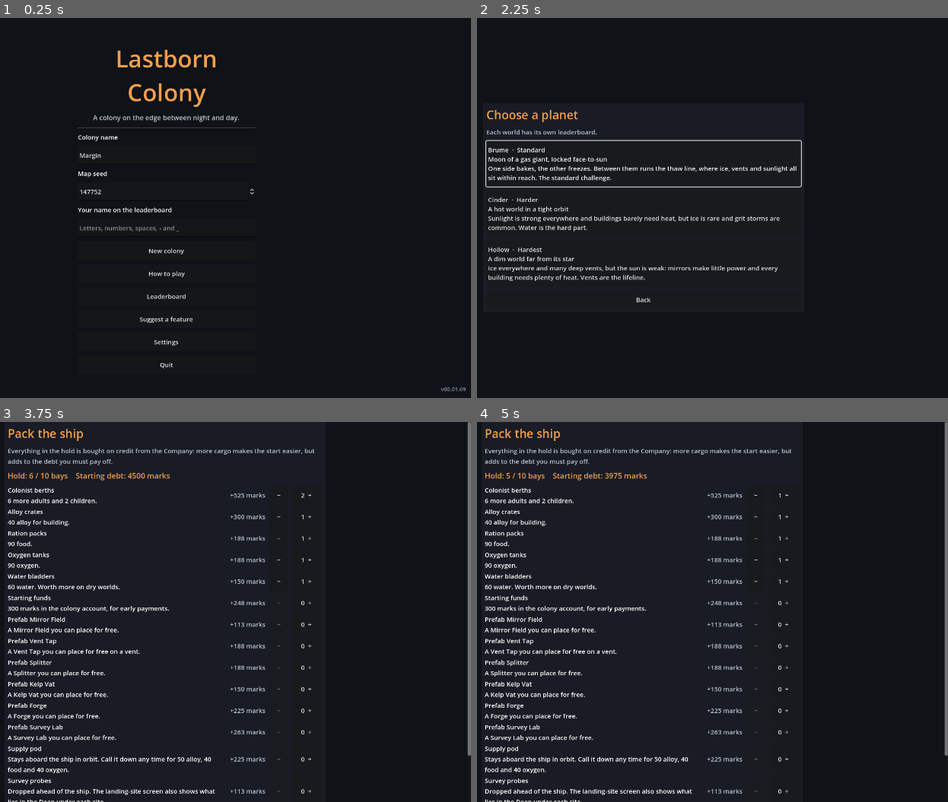
Above: before the commit, frames 1-4 (two rows, left to right).
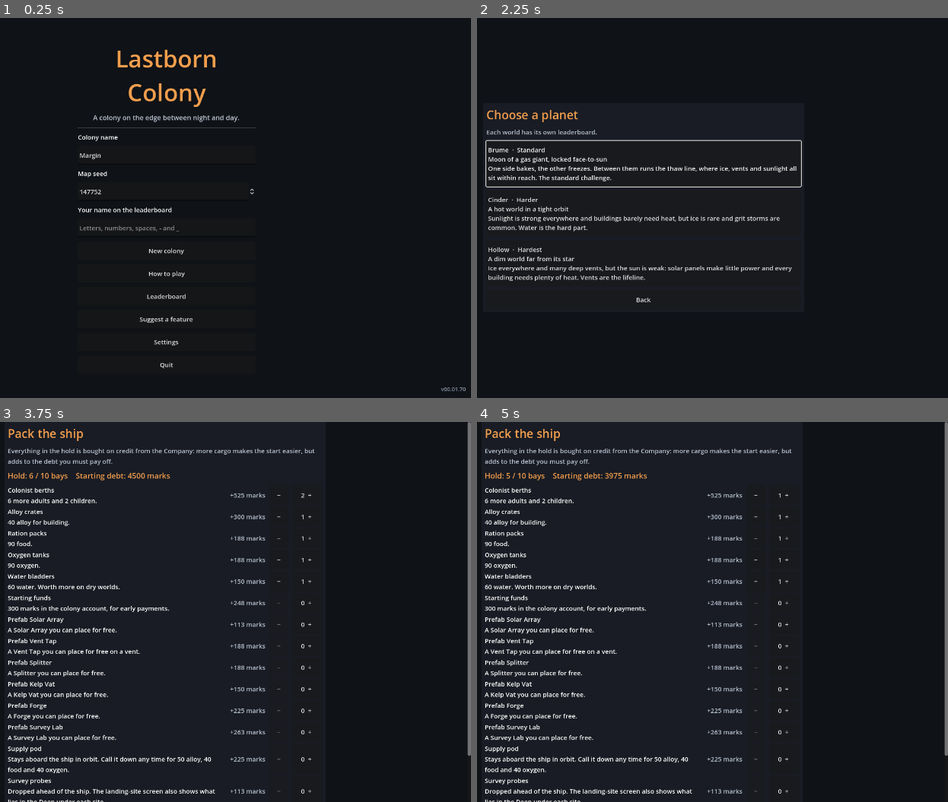
Above: after the commit, the same moments.

Repository: Zephino/Lastborn_Colony
Game: Godot game, scene res://scenes/main.tscn
The game is run twice, just before and just after one commit, with the same random seed, the same clock (stepped at 60 frames per second) and the same inputs.
Inputs (mouse positions are in pixels of both pictures, inside the frame that each line leads up to):
- Up to frame 1 (0.25 s): no input
- Up to frame 2 (2.25 s): click (641, 227) at 0.52 s; type "12" at 0.6 s; click "New colony" at 1.25 s; click "Choose a planet" at 2 s
- Up to frame 3 (3.75 s): click "Brume · Standard Moon of a ga…" at 2.75 s; click "Easy A smaller debt, gentler …" at 3.5 s
- Up to frame 4 (5 s): click "−" at 4.25 s

The runs differ from the first frame. In frame 1, less than 0.1% of the frame differs, in the area x 97-99%, y 97-99%; in frame 2, 0.2%; in frame 3, 0.3%, in the area x 2-26%, y 51-56%; in frame 4, 0.3%.

Commit message:
v00.01.70: Mirror Field becomes the Solar Array, a little building and a big solar field
Co-Authored-By: Claude Opus 5.5 <noreply@anthropic.com>
Claude-Session: https://claude.ai/code/session_015nF5MxT1rKKJAh7GkSbxvp

Diff:
--- a/data/balance.json
+++ b/data/balance.json
@@ -192,7 +192,7 @@
         "max": 1,
         "storm": 0.5,
         "quake_radius": -1,
-        "desc": "Warns of grit fronts and quakes: storms cut mirror output half as much, and icequakes reach less far."
+        "desc": "Warns of grit fronts and quakes: storms cut solar output half as much, and icequakes reach less far."
       },
       "relay": {
         "name": "Relay satellite",
--- a/data/buildings.json
+++ b/data/buildings.json
@@ -3,7 +3,7 @@
   {"id": "main", "doors": 4, "name": "Heat Main", "category": "core", "cost": 1, "turns": 1, "workers": 0, "conduit": true, "priority": 0, "terrain": ["regolith", "ice", "cavern", "rock"], "desc": "Insulated conduit. Extends the network so you can build further out."},
   {"id": "shaft", "doors": 4, "name": "Shaft", "category": "core", "cost": 15, "turns": 3, "workers": 0, "conduit": tru …(209 unchanged characters)…
   {"id": "shaft_base", "doors": 4, "name": "Shaft Landing", "category": "core", "buildable": false, "cost": 0, "turns": 0, "workers": 0, "conduit": true, "priority": 0, "terrain": ["cavern"], "desc": "The bottom of a shaft. Joins the Deep to the surface."},
-  {"id": "mirror", "doors": 1, "name": "Mirror Field", "category": "energy", "cost": 6, "turns": 2, "workers": 0, "power_gen": 3, "solar": true, "priority": 1, "terrain": ["regolith", "ice"], "desc": "Power from sunlight. Output scales with light: weak on the night side, strong toward the day side.", "wear": 0.002},
+  {"id": "mirror", "doors": 1, "name": "Solar Array", "category": "energy", "cost": 6, "turns": 2, "workers": 0, "power_gen": 3, "solar": true, "priority": 1, "terrain": ["regolith", "ice"], "desc": "Rows of solar panels. Power from sunlight: weak on the night side, strong toward the day side.", "wear": 0.002},
   {"id": "vent", "doors": 1, "name": "Vent Tap", "category": "energy", "cost": 10, "turns": 3, "workers": 1, "heat_gen": 10, "priority": 1, "terrain": ["vent", "deepvent"], "desc": "Caps a geothermal vent. A large, steady supply of heat. Must sit on a vent.", "wear": 0.004},
   {"id": "drill", "doors": 1, "name": "Ice Drill", "category": "life", "cost": 6, "turns": 2, "workers": 2, "power_use": 2, "heat_need": 1, "outputs": {"water": 6}, "priority": 2, "terrain": ["ice", "aquifer"], "desc": "Melts ice into water. Must sit on ice.", "wear": 0.004},
   {"id": "splitter", "doors": 2, "name": "Splitter", "category": "life", "cost": 10, "turns": 3, "workers": 1, "power_u …(183 unchanged characters)…
--- a/data/cargo.json
+++ b/data/cargo.json
@@ -66,8 +66,8 @@
     },
     {
       "id": "prefab_mirror",
-      "name": "Prefab Mirror Field",
-      "desc": "A Mirror Field you can place for free.",
+      "name": "Prefab Solar Array",
+      "desc": "A Solar Array you can place for free.",
       "debt": 150,
       "max": 3,
       "kit": "mirror"
--- a/data/events.json
+++ b/data/events.json
@@ -3,7 +3,7 @@
     "id": "dust_storm",
     "title": "Grit Front",
     "weight": 3,
-    "body": "A wall of grit rolls off the day side. The mirror fields will be half-blind for a few turns.",
+    "body": "A wall of grit rolls off the day side. The solar arrays will be half-blind for a few turns.",
     "effects": {
       "storm": 3
     }
--- a/data/help.json
+++ b/data/help.json
@@ -3,11 +3,11 @@
   "pages": [
     {"title": "Welcome to Brume", "picture": "hull", "body": "Your colony owes the Harrow & Vell Charter Company for th …(337 unchanged characters)…
     {"title": "Building", "picture": "main", "body": "Choose a building (the list on the left, or Build on a phone), th …(622 unchanged characters)…
-    {"title": "Power and heat", "picture": "mirror", "body": "Every building needs workers, and most need power and heat.\n\nMirror Fields make power from sunlight: weak on the  …(259 unchanged characters)…
+    {"title": "Power and heat", "picture": "mirror", "body": "Every building needs workers, and most need power and heat.\n\nSolar Arrays make power from sunlight: weak on the  …(259 unchanged characters)…
     {"title": "Keeping people alive", "picture": "vat", "body": "Everyone eats, breathes and drinks every turn.\n\nIce  …(242 unchanged characters)…
     {"title": "Homes and morale", "picture": "bunk", "body": "Bunkhouses give people somewhere to live. Overcrowding ma …(270 unchanged characters)…
     {"title": "Making money", "picture": "rail", "body": "Seam Cutters sit on teal ore seams and cut ore. Forges smelt  …(296 unchanged characters)…
-    {"title": "Going underground", "picture": "shaft", "body …(411 unchanged characters)… long on one level. On the surface only: mirrors, the Beam Catcher, Spin Launcher, Radi …(498 unchanged characters)…
+    {"title": "Going underground", "picture": "shaft", "body …(411 unchanged characters)… long on one level. On the surface only: Solar Arrays, the Beam Catcher, Spin Launcher, Radi …(498 unchanged characters)…
     {"title": "Research and trouble", "picture": "lab", "body": "Survey Labs make research toward the topic you choose. …(383 unchanged characters)…
     {"title": "Drones and orbit", "picture": "dronebay", "body": "A Fab Shop turns alloy into parts. Parts build drones …(391 unchanged characters)…
     {"title": "Tips", "picture": "commons", "body": "Colony report shows where power, heat and workers go, what changed …(278 unchanged characters)…
--- a/data/planets.json
+++ b/data/planets.json
@@ -1,5 +1,5 @@
 [
   {"id": "brume", "name": "Brume", "tagline": "Moon of a gas giant, locked face-to-sun", "desc": "One side bakes, the o …(279 unchanged characters)…
   {"id": "cinder", "name": "Cinder", "tagline": "A hot world in a tight orbit", "desc": "Sunlight is strong everywhere  …(290 unchanged characters)…
-  {"id": "hollow", "name": "Hollow", "tagline": "A dim world far from its star", "desc": "Ice everywhere and many deep vents, but the sun is weak: mirrors make little power and every building n …(234 unchanged characters)…
+  {"id": "hollow", "name": "Hollow", "tagline": "A dim world far from its star", "desc": "Ice everywhere and many deep vents, but the sun is weak: solar panels make little power and every building n …(234 unchanged characters)…
 ]
--- a/data/research.json
+++ b/data/research.json
@@ -1,6 +1,6 @@
 [
   {"id": "insulation", "name": "Insulated Mains", "cost": 12, "requires": [], "effects": {"heat_need": 0.8}, "desc": "Buildings need 20% less heat."},
-  {"id": "coatings", "name": "Mirror Coatings", "cost": 12, "requires": [], "effects": {"out:mirror": 1.25}, "desc": "Mirror Fields make 25% more power."},
+  {"id": "coatings", "name": "Panel Coatings", "cost": 12, "requires": [], "effects": {"out:mirror": 1.25}, "desc": "Solar Arrays make 25% more power."},
   {"id": "kelp", "name": "Hardy Kelp Strains", "cost": 14, "requires": [], "effects": {"out:vat": 1.25}, "desc": "Kelp Vats grow 25% more food."},
   {"id": "seals", "name": "Seal Maintenance", "cost": 14, "requires": [], "effects": {"wear": 0.5}, "desc": "Machines break down half as often."},
   {"id": "electrolysis", "name": "Efficient Electrolysis", "cost": 18, "requires": ["insulation"], "effects": {"out:splitter": 1.3}, "desc": "Splitters make 30% more oxygen."},
@@ -8,7 +8,7 @@
   {"id": "smelting", "name": "Hot Smelting", "cost": 22, "requires": ["seam_mapping"], "effects": {"out:forge": 1.25}, "desc": "Forges make 25% more alloy."},
   {"id": "mag_rail", "name": "Magnetic Bearings", "cost": 24, "requires": ["smelting"], "effects": {"export:rail": 2}, "desc": "Each Spin Launcher sells 2 more alloy a turn."},
   {"id": "bunks", "name": "Stacked Bunks", "cost": 16, "requires": ["insulation"], "effects": {"housing:bunk": 4}, "desc": "Bunkhouses hold 4 more people."},
-  {"id": "forecasting", "name": "Grit Forecasting", "cost": 16, "requires": ["coatings"], "effects": {"storm": 0.5}, "desc": "Grit fronts cut mirror output half as much."},
+  {"id": "forecasting", "name": "Grit Forecasting", "cost": 16, "requires": ["coatings"], "effects": {"storm": 0.5}, "desc": "Grit fronts cut solar output half as much."},
   {"id": "field_medicine", "name": "Field Medicine", "cost": 20, "requires": ["kelp"], "effects": {"plague": 0.5, "elder_death": 0.8}, "desc": "Halves the chance of plague and helps elders live longer."},
   {"id": "commons_charter", "name": "Commons Charter", "cost": 20, "requires": ["kelp"], "effects": {"morale": 5, "crime": 0.7}, "desc": "A written say in colony affairs. Morale +5 and crime down 30%."},
   {"id": "deep_vents", "name": "Deep Vent Bores", "cost": 26, "requires": ["insulation", "seals"], "effects": {"out:vent": 1.4}, "desc": "Vent Taps give 40% more heat."},
--- a/data/story.json
+++ b/data/story.json
@@ -18,7 +18,7 @@
     },
     "silent": {
       "title": "Silent Colony",
-      "body": "The last lights on the landing pad go out. Months later, a survey drone finds the mirror fields still turning toward the sun."
+      "body": "The last lights on the landing pad go out. Months later, a survey drone finds the solar panels still tilted toward the sun."
     },
     "independence": {
       "title": "Independence",
--- a/project.godot
+++ b/project.godot
@@ -12,7 +12,7 @@
 
 config/name="Lastborn Colony"
 config/description="A turn-based colony on the edge between night and day."
-config/version="00.01.69"
+config/version="00.01.70"
 run/main_scene="res://scenes/main.tscn"
 config/features=PackedStringArray("4.3", "GL Compatibility")
 config/icon="res://icon.svg"
--- a/scripts/ui/colony_text.gd
+++ b/scripts/ui/colony_text.gd
@@ -52,7 +52,7 @@
 	lines.append("Storage %s per resource." % fmt(float(state["report"].get("storage", b["base_storage"]))))
 	lines.append("Payments made %d. Missed in a row: %d of %d." % [int(state["payments_made"]), int(state["missed_in_row"]), int(b["max_missed"])])
 	if int(state["storm"]) > 0:
-		lines.append("[color=%s]Grit front: mirrors weakened for %d more turns.[/color]" % [AMBER, int(state["storm"])])
+		lines.append("[color=%s]Grit front: solar panels weakened for %d more turns.[/color]" % [AMBER, int(state["storm"])])
 	if int(state["surge"]) > 0:
 		lines.append("[color=%s]Vent surge: %d more turns.[/color]" % [AMBER, int(state["surge"])])
 	var idle: Dictionary = state["report"].get("idle_reasons", {})
@@ -77,7 +77,7 @@
 	if reasons.has(s["id"]):
 		var why: String = reasons[s["id"]]
 		var fix := {"workers": "Free up workers (fewer buildings) or grow the colony.",
-			"power": "Build more Mirror Fields or stop other buildings.",
+			"power": "Build more Solar Arrays or stop other buildings.",
 			"heat": "Build a Vent Tap or a Forge (it gives off heat), or research Insulated Mains.",
 			"marks": "Sell more alloy through a Spin Launcher."}
 		return "Idle last turn: %s. %s" % [IDLE_TEXT.get(why, why), fix.get(why, "")]
--- a/scripts/ui/sprites.gd
+++ b/scripts/ui/sprites.gd
@@ -53,7 +53,7 @@
 	"hazlab": Color(0.10, 0.16, 0.08), "garden": Color(0.14, 0.30, 0.14), "lounge": Color(0.18, 0.10, 0.24),
 }
 ## Dome size (radius, as a fraction of a tile) for each building.
-const DOME_SIZE := {"hull": 0.46, "mirror": 0.20, "cache": 0.34, "warden": 0.28, "shaft": 0.40, "rail": 0.40, "vent": 0.34, "forge": 0.34, "lab": 0.44,
+const DOME_SIZE := {"hull": 0.46, "mirror": 0.42, "cache": 0.34, "warden": 0.28, "shaft": 0.40, "rail": 0.40, "vent": 0.34, "forge": 0.34, "lab": 0.44,
 	"vat": 0.44, "bunk": 0.36, "cutter": 0.38, "workshop": 0.30,
 	"fusion": 0.36, "catcher": 0.16, "reclaimer": 0.30, "fab": 0.32, "dronebay": 0.28, "mast": 0.22,
 	"rescue": 0.32, "academy": 0.36, "hazlab": 0.26, "garden": 0.44, "lounge": 0.34}
@@ -1296,105 +1296,131 @@
 			_iso_port(ci, _iso(c, tw, d.x * r * 0.98, d.y * r * 0.98, 0.04), tw, state, true, d)
 
 
-## The Mirror Field: two long curved mirror troughs bend sunlight onto a pipe
-## running along each one. The hot pipes feed a small power house in the
-## middle, where the tunnel joins.
+## The Solar Array (id "mirror"): a little control building by the door, and
+## a big field of low solar panels in rows filling the rest of the tile.
 static func _iso_mirror(ci: CanvasItem, c: Vector2, tw: float, links: Array, state: Dictionary) -> void:
+	var dd := _solar_door(links, state)
+	var bc := Vector2(dd) * 0.27
+	var hw := 0.15
+	for d in links:
+		if d.x < 0 or d.y < 0:
+			_iso_link(ci, c, tw, d, 0.27 + hw, state)
+	# Panels and the building, back to front.
+	var cells: Array = []
+	for u in [-0.36, -0.12, 0.12, 0.36]:
+		for v in [-0.36, -0.12, 0.12, 0.36]:
+			if absf(u - bc.x) < 0.27 and absf(v - bc.y) < 0.27:
+				continue
+			cells.append(Vector2(u, v))
+	cells.sort_custom(func(p, q): return p.x + p.y < q.x + q.y)
+	var built := false
+	for q in cells:
+		if not built and q.x + q.y > bc.x + bc.y:
+			_solar_hut(ci, c, tw, bc, hw, dd, state)
+			built = true
+		_solar_panel(ci, c, tw, q, state)
+	if not built:
+		_solar_hut(ci, c, tw, bc, hw, dd, state)
+	for d in links:
+		if d.x > 0 or d.y > 0:
+			_iso_link(ci, c, tw, d, 0.27 + hw, state)
+	for d in [Vector2i(1, 0), Vector2i(0, 1)]:
+		if not (d in links) and d == dd:
+			_iso_port(ci, _iso(c, tw, d.x * (0.27 + hw), d.y * (0.27 + hw), 0.06), tw, state, true, d)
+
+
+## Which side the Solar Array's one door is on.
+static func _solar_door(links: Array, state: Dictionary) -> Vector2i:
+	if not links.is_empty():
+		return links[0]
+	var doors: Array = state.get("doors", [])
+	return doors[0] if not doors.is_empty() else Vector2i(0, 1)
+
+
+## The little control building: inverters inside, a cyan trim, a light, and
+## an airlock doorway on the door side for the tunnel to plug into.
+static func _solar_hut(ci: CanvasItem, c: Vector2, tw: float, bc: Vector2, hw: float, dd: Vector2i, state: Dictionary) -> void:
+	var md := _fade(METAL_DARK, state)
+	var box := _fade(Color(0.70, 0.72, 0.78), state)
+	var hh := 0.26
+	_box(ci, c, tw, bc.x - hw, bc.y - hw, bc.x + hw, bc.y + hw, hh, box, box.lightened(0.12))
+	ci.draw_polyline(PackedVector2Array([_iso(c, tw, bc.x - hw, bc.y + hw, hh), _iso(c, tw, bc.x + hw, bc.y + hw, hh), _iso(c, tw, bc.x + hw, bc.y - hw, hh)]), _fade(CYAN, state), maxf(1.5, tw * 0.012))
+	# Vents on the side wall that isn't the door.
+	var vent_u := bc.x + hw
+	if dd != Vector2i(1, 0):
+		for k in 3:
+			ci.draw_line(_iso(c, tw, vent_u, bc.y - 0.07 + k * 0.05, 0.10), _iso(c, tw, vent_u, bc.y - 0.07 + k * 0.05, 0.18), md, 1.0)
+	_box(ci, c, tw, bc.x - 0.06, bc.y - 0.06, bc.x + 0.04, bc.y + 0.04, 0.05, md.lightened(0.2), md.lightened(0.3), hh)
+	if dd != Vector2i(0, 1):
+		_glow(ci, _iso(c, tw, bc.x - 0.05, bc.y + hw, 0.19), tw * 0.014, _fade(Color(0.4, 1.0, 0.5), state), state)
+	# The airlock doorway on the visible door wall: an orange frame round a
+	# dark opening, sized to the tunnel.
+	if dd == Vector2i(1, 0) or dd == Vector2i(0, 1):
+		var orange := _fade(ORANGE, state)
+		var along := 0
+		var fr := PackedVector2Array()
+		var op := PackedVector2Array()
+		for corner in [[-0.10, 0.0], [0.10, 0.0], [0.10, 0.21], [-0.10, 0.21]]:
+			var w: float = corner[0]
+			var z: float = corner[1]
+			if dd == Vector2i(1, 0):
+				fr.append(_iso(c, tw, bc.x + hw, bc.y + w, z))
+				op.append(_iso(c, tw, bc.x + hw, bc.y + w * 0.75, z * 0.85 + 0.01))
+			else:
+				fr.append(_iso(c, tw, bc.x + w, bc.y + hw, z))
+				op.append(_iso(c, tw, bc.x + w * 0.75, bc.y + hw, z * 0.85 + 0.01))
+		ci.draw_colored_polygon(fr, md.lightened(0.1))
+		ci.draw_colored_polygon(op, Color(0.04, 0.04, 0.05, md.a))
+		ci.draw_polyline(PackedVector2Array([fr[0], fr[1], fr[2], fr[3], fr[0]]), orange, maxf(1.5, tw * 0.014))
+
+
+## One low solar panel centred at q, tilted up toward the viewer, on short legs.
+static func _solar_panel(ci: CanvasItem, c: Vector2, tw: float, q: Vector2, state: Dictionary) -> void:
 	var md := _fade(METAL_DARK, state)
 	var m := _fade(METAL, state)
-	var lit := _lit(state)
-	var hw := 0.11
-	for d in links:
-		if d.x < 0 or d.y < 0:
-			_iso_link(ci, c, tw, d, hw, state)
-	# The back trough first, then the power house, then the front trough.
-	_trough(ci, c, tw, -0.30, state)
-	# Hot pipes from both troughs into the power house.
-	var hot := _fade(Color(1.0, 0.55, 0.20), state)
-	for vc in [-0.30, 0.30]:
-		ci.draw_line(_iso(c, tw, 0.0, vc, 0.14), _iso(c, tw, 0.0, signf(vc) * hw, 0.10), md, maxf(2.5, tw * 0.02))
-		ci.draw_line(_iso(c, tw, 0.0, vc, 0.14), _iso(c, tw, 0.0, signf(vc) * hw, 0.10), hot if lit else m, maxf(1.0, tw * 0.008))
-	var wall := _fade(Color(0.62, 0.64, 0.70), state)
-	_box(ci, c, tw, -hw, -hw, hw, hw, 0.30, wall, wall.lightened(0.15))
-	ci.draw_polyline(PackedVector2Array([_iso(c, tw, -hw, hw, 0.30), _iso(c, tw, hw, hw, 0.30), _iso(c, tw, hw, -hw, 0.30)]), _fade(CYAN, state), maxf(1.5, tw * 0.012))
-	# A cooling vent on the roof, and a light that shows it's working.
-	_cyl(ci, c, tw, -0.03, -0.03, 0.05, 0.06, m, md, 0.30)
-	_glow(ci, _iso(c, tw, hw, -0.05, 0.24), tw * 0.016, _fade(CYAN, state), state)
-	_trough(ci, c, tw, 0.30, state)
-	for d in links:
-		if d.x > 0 or d.y > 0:
-			_iso_link(ci, c, tw, d, hw, state)
-	for d in [Vector2i(1, 0), Vector2i(0, 1)]:
-		if not (d in links) and d in state.get("doors", [d]):
-			_iso_port(ci, _iso(c, tw, d.x * hw, d.y * hw, 0.06), tw, state, true, d)
-
-
-## One curved mirror trough along the tile at v = vc, with its glowing pipe.
-static func _trough(ci: CanvasItem, c: Vector2, tw: float, vc: float, state: Dictionary) -> void:
-	var md := _fade(METAL_DARK, state)
-	var lit := _lit(state)
-	var u0 := -0.44
-	var u1 := 0.44
-	var w := 0.10
-	# Legs holding it up at both ends and the middle.
-	for u in [u0 + 0.03, 0.0, u1 - 0.03]:
-		ci.draw_line(_iso(c, tw, u, vc, 0.0), _iso(c, tw, u, vc, 0.08), md, maxf(1.5, tw * 0.012))
-	# The curved mirror: strips across, darker at the bottom of the curve.
-	var steps := 6
-	for i in steps:
-		var t0 := -1.0 + 2.0 * float(i) / steps
-		var t1 := -1.0 + 2.0 * float(i + 1) / steps
-		var z0 := 0.06 + 0.08 * t0 * t0
-		var z1 := 0.06 + 0.08 * t1 * t1
-		var quad := PackedVector2Array([_iso(c, tw, u0, vc + w * t0, z0), _iso(c, tw, u1, vc + w * t0, z0), _iso(c, tw, u1, vc + w * t1, z1), _iso(c, tw, u0, vc + w * t1, z1)])
-		var shine := 1.0 - absf((t0 + t1) * 0.5)
-		var col := _fade(Color(0.62, 0.74, 0.86), state).lerp(_fade(Color(0.92, 0.97, 1.0), state), shine * 0.7)
-		ci.draw_colored_polygon(quad, col)
-	# The rim, and a bright glint along the mirror.
-	ci.draw_line(_iso(c, tw, u0, vc - w, 0.14), _iso(c, tw, u1, vc - w, 0.14), md, maxf(1.5, tw * 0.01))
-	ci.draw_line(_iso(c, tw, u0, vc + w, 0.14), _iso(c, tw, u1, vc + w, 0.14), md.lightened(0.2), maxf(1.5, tw * 0.012))
-	ci.draw_line(_iso(c, tw, u0 + 0.06, vc + w * 0.45, 0.09), _iso(c, tw, u0 + 0.30, vc + w * 0.45, 0.09), Color(1, 1, 1, 0.75 * md.a), 1.5)
-	# End plates.
-	for u in [u0, u1]:
-		var plate := PackedVector2Array()
-		for i in steps + 1:
-			var t := -1.0 + 2.0 * float(i) / steps
-			plate.append(_iso(c, tw, u, vc + w * t, 0.06 + 0.08 * t * t))
-		ci.draw_polyline(plate, md, maxf(1.5, tw * 0.012))
-	# The pipe the sunlight is focused on, held up on little arms.
-	var pz := 0.13
-	for u in [u0 + 0.04, u1 - 0.04]:
-		ci.draw_line(_iso(c, tw, u, vc, 0.07), _iso(c, tw, u, vc, pz), md, 1.0)
-	ci.draw_line(_iso(c, tw, u0, vc, pz), _iso(c, tw, u1, vc, pz), md, maxf(2.5, tw * 0.022))
-	var glow := _fade(Color(1.0, 0.70, 0.30), state) if lit else _fade(METAL, state)
-	ci.draw_line(_iso(c, tw, u0, vc, pz), _iso(c, tw, u1, vc, pz), glow, maxf(1.2, tw * 0.010))
-	if lit:
-		ci.draw_line(_iso(c, tw, u0, vc, pz), _iso(c, tw, u1, vc, pz), Color(1.0, 0.85, 0.5, 0.25), maxf(4.0, tw * 0.04))
-
-
-## The Mirror Field from above: two troughs with their glowing pipes and the
-## power house between them.
+	var hu := 0.105
+	var hv := 0.085
+	var lo := 0.035
+	var hi := 0.11
+	var p0 := _iso(c, tw, q.x - hu, q.y - hv, hi)
+	var p1 := _iso(c, tw, q.x + hu, q.y - hv, hi)
+	var p2 := _iso(c, tw, q.x + hu, q.y + hv, lo)
+	var p3 := _iso(c, tw, q.x - hu, q.y + hv, lo)
+	for u in [q.x - hu + 0.015, q.x + hu - 0.015]:
+		ci.draw_line(_iso(c, tw, u, q.y - hv + 0.01, 0.0), _iso(c, tw, u, q.y - hv + 0.01, hi), md, maxf(1.0, tw * 0.008))
+	var panel := PackedVector2Array([p0, p1, p2, p3])
+	ci.draw_colored_polygon(panel, _fade(Color(0.10, 0.20, 0.42), state))
+	var cell := _fade(Color(0.35, 0.55, 0.85), state)
+	for k in range(1, 4):
+		var t := float(k) / 4.0
+		ci.draw_line(p0.lerp(p1, t), p3.lerp(p2, t), cell, 1.0)
+	ci.draw_line(p0.lerp(p3, 0.5), p1.lerp(p2, 0.5), cell, 1.0)
+	ci.draw_polyline(PackedVector2Array([p0, p1, p2, p3, p0]), m.lightened(0.25), 1.0)
+	ci.draw_line(p0.lerp(p1, 0.2).lerp(p3.lerp(p2, 0.2), 0.2), p0.lerp(p1, 0.5).lerp(p3.lerp(p2, 0.5), 0.7), Color(1, 1, 1, 0.45 * m.a), 1.0)
+
+
+## The Solar Array from above: rows of panels and the little building by the door.
 static func _top_mirror(ci: CanvasItem, c: Vector2, s: float, links: Array, state: Dictionary) -> void:
-	var md := _fade(METAL_DARK, state)
-	var lit := _lit(state)
-	for vc in [-0.30, 0.30]:
-		var r := Rect2(c + Vector2(-s * 0.44, (vc - 0.12) * s), Vector2(s * 0.88, s * 0.24))
-		ci.draw_rect(r, md)
-		for i in 6:
-			var t := (float(i) + 0.5) / 6.0
-			var shine := 1.0 - absf(t * 2.0 - 1.0)
-			var band := Rect2(Vector2(r.position.x + s * 0.02, r.position.y + s * 0.02 + (r.size.y - s * 0.04) * float(i) / 6.0), Vector2(r.size.x - s * 0.04, (r.size.y - s * 0.04) / 6.0 + 0.5))
-			ci.draw_rect(band, _fade(Color(0.62, 0.74, 0.86), state).lerp(_fade(Color(0.92, 0.97, 1.0), state), shine * 0.7))
-		var mid := r.position.y + r.size.y * 0.5
-		ci.draw_line(Vector2(r.position.x, mid), Vector2(r.end.x, mid), md, maxf(2.5, s * 0.03))
-		ci.draw_line(Vector2(r.position.x, mid), Vector2(r.end.x, mid), _fade(Color(1.0, 0.70, 0.30), state) if lit else _fade(METAL, state), maxf(1.2, s * 0.014))
-		ci.draw_line(c + Vector2(0, vc * s * 0.6), c, md, maxf(2.0, s * 0.025))
-	var hw := s * 0.11
-	ci.draw_rect(Rect2(c - Vector2(hw, hw), Vector2(hw * 2.0, hw * 2.0)), _fade(Color(0.72, 0.74, 0.80), state))
-	ci.draw_rect(Rect2(c - Vector2(hw, hw), Vector2(hw * 2.0, hw * 2.0)), _fade(CYAN, state), false, 1.5)
-	ci.draw_circle(c, s * 0.04, md)
-	for d in DIRS:
-		_top_port(ci, c + Vector2(d) * hw, s, state, not (d in links), d)
+	var m := _fade(METAL, state)
+	var dd := _solar_door(links, state)
+	var bc := Vector2(dd) * 0.27
+	for u in [-0.36, -0.12, 0.12, 0.36]:
+		for v in [-0.36, -0.12, 0.12, 0.36]:
+			if absf(u - bc.x) < 0.27 and absf(v - bc.y) < 0.27:
+				continue
+			var r := Rect2(c + Vector2((u - 0.105) * s, (v - 0.085) * s), Vector2(s * 0.21, s * 0.17))
+			ci.draw_rect(r, _fade(Color(0.10, 0.20, 0.42), state))
+			for k in range(1, 4):
+				var x := r.position.x + r.size.x * float(k) / 4.0
+				ci.draw_line(Vector2(x, r.position.y), Vector2(x, r.end.y), _fade(Color(0.35, 0.55, 0.85), state), 1.0)
+			ci.draw_line(Vector2(r.position.x, r.get_center().y), Vector2(r.end.x, r.get_center().y), _fade(Color(0.35, 0.55, 0.85), state), 1.0)
+			ci.draw_rect(r, m.lightened(0.25), false, 1.0)
+	var hw := s * 0.15
+	var hc := c + bc * s
+	ci.draw_rect(Rect2(hc - Vector2(hw, hw), Vector2(hw * 2.0, hw * 2.0)), _fade(Color(0.72, 0.74, 0.80), state))
+	ci.draw_rect(Rect2(hc - Vector2(hw, hw), Vector2(hw * 2.0, hw * 2.0)), _fade(CYAN, state), false, 1.5)
+	_glow(ci, hc, s * 0.02, _fade(Color(0.4, 1.0, 0.5), state), state)
+	_top_port(ci, hc + Vector2(dd) * hw, s, state, not (dd in links), dd)
 
 
 ## The Radio Station: a small studio with an "on air" light and a dish on its
--- a/tests/run_tests.gd
+++ b/tests/run_tests.gd
@@ -374,7 +374,7 @@
 	var base := Actions.structure_at(s, spot.x, spot.y, 1)
 	check(not base.is_empty() and base["type"] == "shaft_base", "a finished shaft opens a landing in the Deep")
 	check(Actions.terrain_at(s, spot.x, spot.y, 1) == "cavern", "the landing is dug out")
-	check(not Actions.check_place(s, "mirror", spot.x + 1, spot.y, 1)["ok"], "Mirror Fields can't go underground")
+	check(not Actions.check_place(s, "mirror", spot.x + 1, spot.y, 1)["ok"], "Solar Arrays can't go underground")
 	# Build a bunkhouse next to the landing; rock costs more and takes longer.
 	var dig := Vector2i(-1, -1)
 	for d in [Vector2i(1, 0), Vector2i(-1, 0), Vector2i(0, 1), Vector2i(0, -1)]:
--- a/tests/test_fleet.gd
+++ b/tests/test_fleet.gd
@@ -323,12 +323,12 @@
 	var hull: Dictionary = s["structures"]["1"]
 	var hx := int(hull["x"])
 	var hy := int(hull["y"])
-	# East of the pad, a Mirror Field's single door must face west, back to the pad.
+	# East of the pad, a Solar Array's single door must face west, back to the pad.
 	check.call(Actions.auto_rot(s, "mirror", hx + 1, hy) == 1, "placing turns a building so its door faces the colony")
 	var wrong := Actions.check_place(s, "mirror", hx + 1, hy, 0, 0)
 	check.call(not wrong["ok"] and str(wrong["reason"]).contains("door"), "a building turned with no door facing the colony is refused, and says why")
 	check.call(Actions.place(s, "mirror", hx + 1, hy, 0, 1)["ok"] and int(Actions.structure_at(s, hx + 1, hy)["rot"]) == 1, "a building keeps the way it was turned")
-	# Something beyond the Mirror Field can't join through its back wall.
+	# Something beyond the Solar Array can't join through its back wall.
 	var behind := Actions.check_place(s, "main", hx + 2, hy)
 	check.call(not behind["ok"], "nothing joins through a wall without a door")
 	# Built next to each other but facing away, two buildings don't join.
Not shown, changed: CHANGELOG.md
